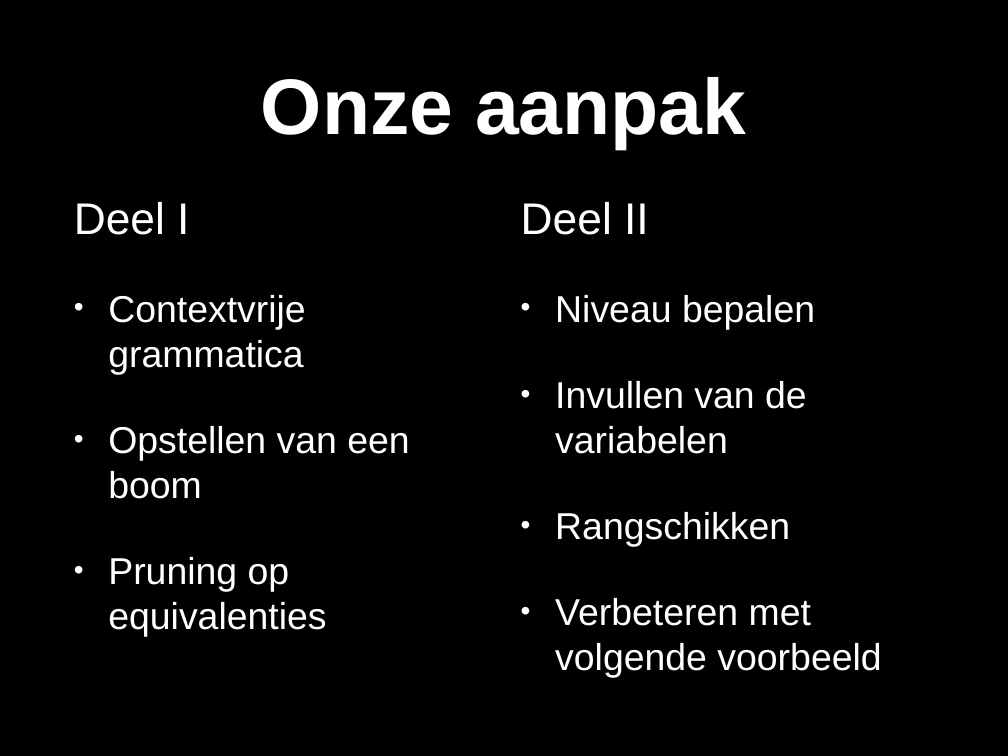
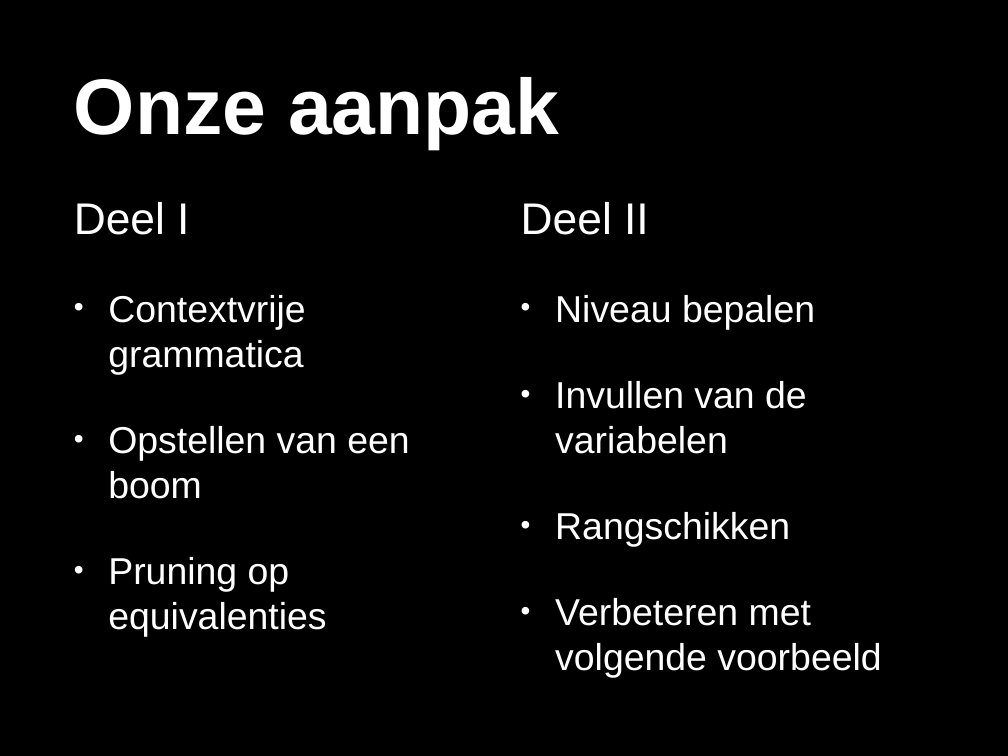
Before and after one commit to TomDeGroote/Bachelorproef, a slide deck: slide 4 of Probleemstelling/Presentatie/ProbleemstellingV3.pptx. Drawn at 1008x756 pixels with LibreOffice and Linux fonts; fonts in the diff are those of the drawing. Boxes give left, top, right and bottom in pixels: in the first picture for what was removed or moved away, otherwise in the second. Text is boxed around its words. In the diff, an @@ line names an element or a change of style, - is before the commit and + after.

```diff
--- a/Probleemstelling/Presentatie/ProbleemstellingV3.pptx
+++ b/Probleemstelling/Presentatie/ProbleemstellingV3.pptx
@@ title "Onze aanpak" at (74, 77, 559, 150): alignment centre to left @@
```
Also in this commit, not shown: 2 other slides changed.
